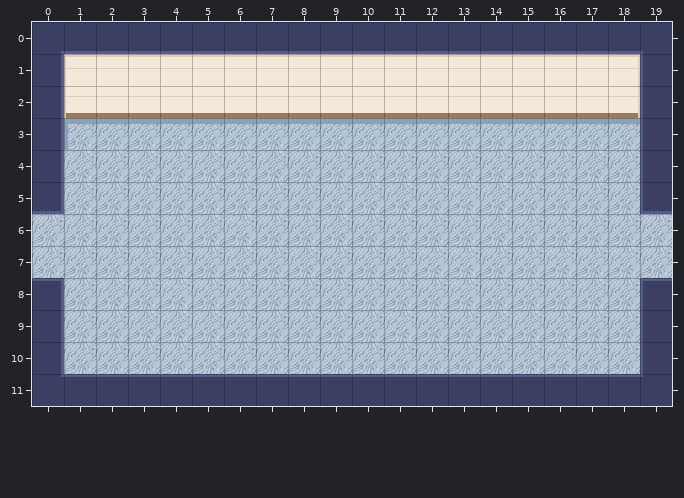
Tiled map (JSON): public/assets/maps/brain/hippocampus.tmj. The first picture shows the starting point.
Cells are 32x32 px. Shown: x 0..19, y 0..11.
After the commit:
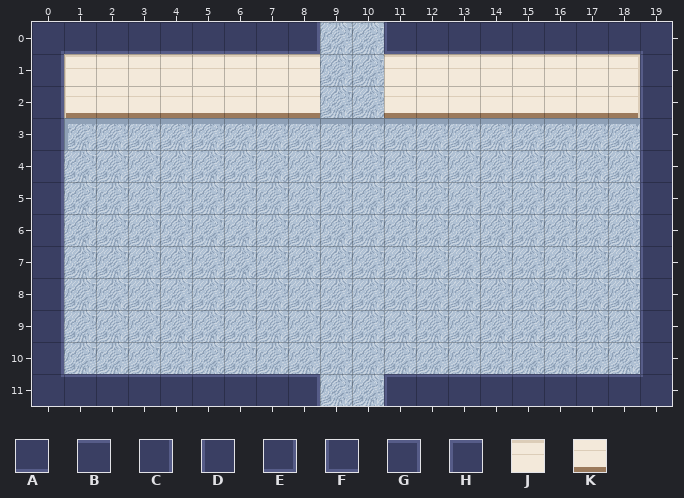
Key: from "tiles-brain-struct": A 8, B 9, C 10, D 11, E 12, F 13, G 14, H 15, J 33, K 37.
_ is an empty cell.
From old to new:
Layer "walls":
y 0: x 8..11 AAAA -> E__F
y 1: x 9..10 JJ -> __
y 2: x 9..10 KK -> __
y 5: x 0 E -> C; x 19 F -> D
y 6..7: x 0 _ -> C; x 19 _ -> D
y 8: x 0 G -> C; x 19 H -> D
y 11: x 8..11 BBBB -> G__H
Pixel boxes of the changes (left, top, right, bottom) in both pictures:
changed: (317, 22, 387, 118)
changed: (32, 211, 64, 281)
changed: (640, 211, 672, 281)
changed: (317, 374, 387, 406)
